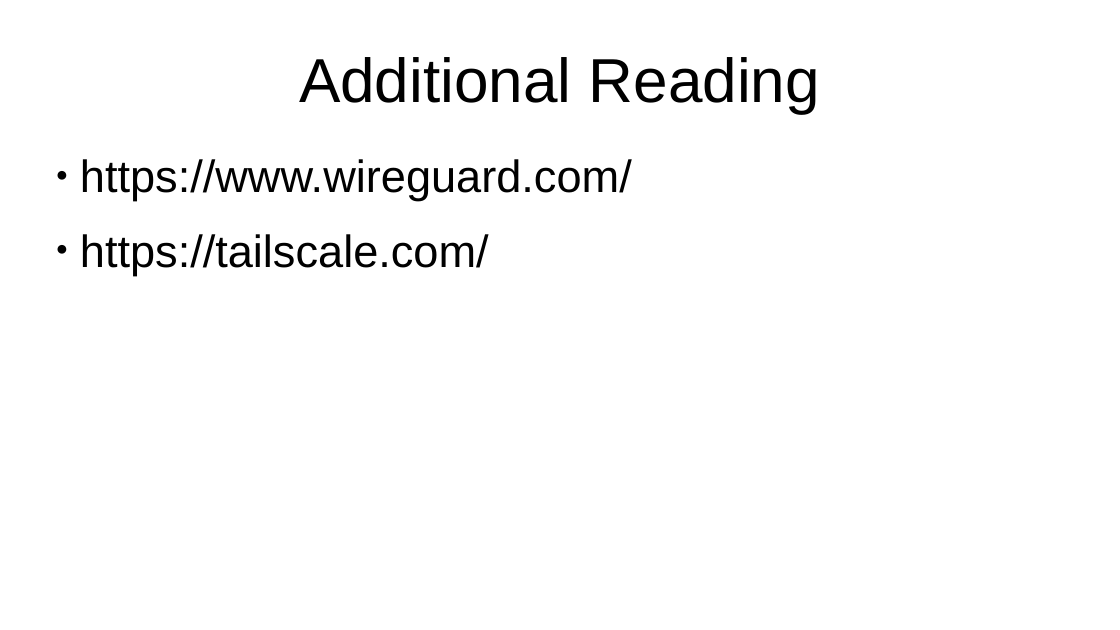
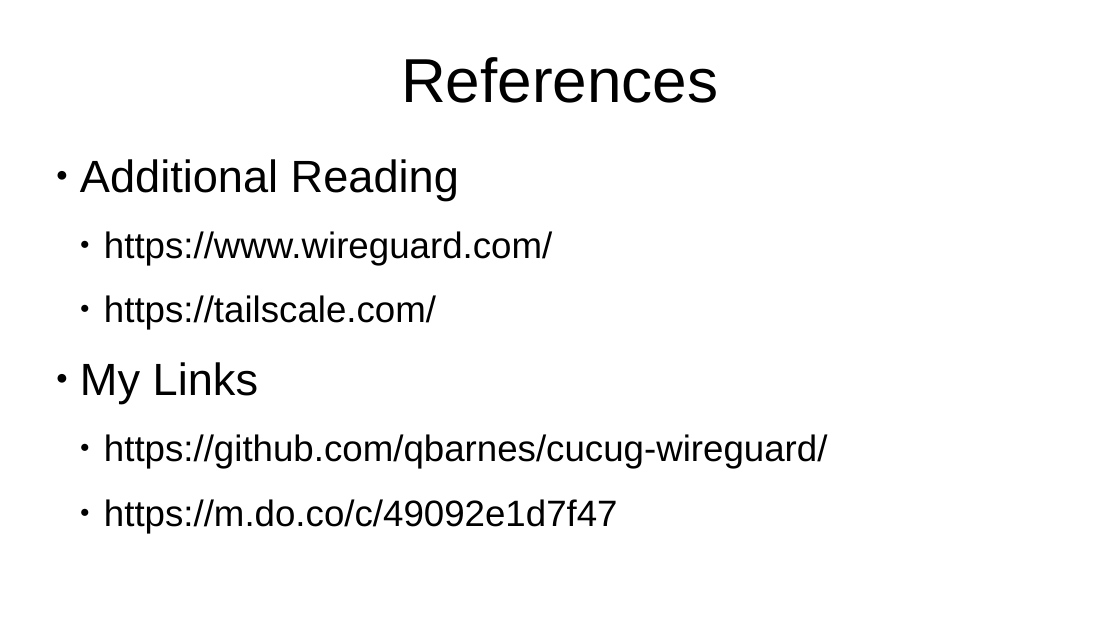
Before and after one commit to qbarnes/cucug-wireguard, a slide deck: slide 12 of talk/cucug-wireguard.odp. Drawn at 1120x630 pixels with LibreOffice and Linux fonts; fonts in the diff are those of the drawing. Boxes give left, top, right and bottom in pixels: in the first picture for what was removed or moved away, otherwise in the second. Text is boxed around its words. In the diff, an @@ line names an element or a change of style, - is before the commit and + after.

```diff
--- a/talk/cucug-wireguard.odp
+++ b/talk/cucug-wireguard.odp
@@ title at box(401, 57, 718, 103): text changed @@
-Additional Reading
+References
@@ subtitle at box(80, 159, 459, 201): paragraph added @@
+● Additional Reading
@@ subtitle at box(104, 231, 552, 330): size 32 to 26 pt in "https://www.wireguard.com/", "https://tailscale.com/"; list level 1 to 2 in "https://www.wireguard.com/"; list level 1 to 2 in "https://tailscale.com/" @@
@@ subtitle at box(80, 362, 827, 533): paragraphs added @@
+● My Links
+  ● https://github.com/qbarnes/cucug-wireguard/
+  ● https://m.do.co/c/49092e1d7f47
```
Also in this commit, not shown: 3 other slides changed, 2 other files.
